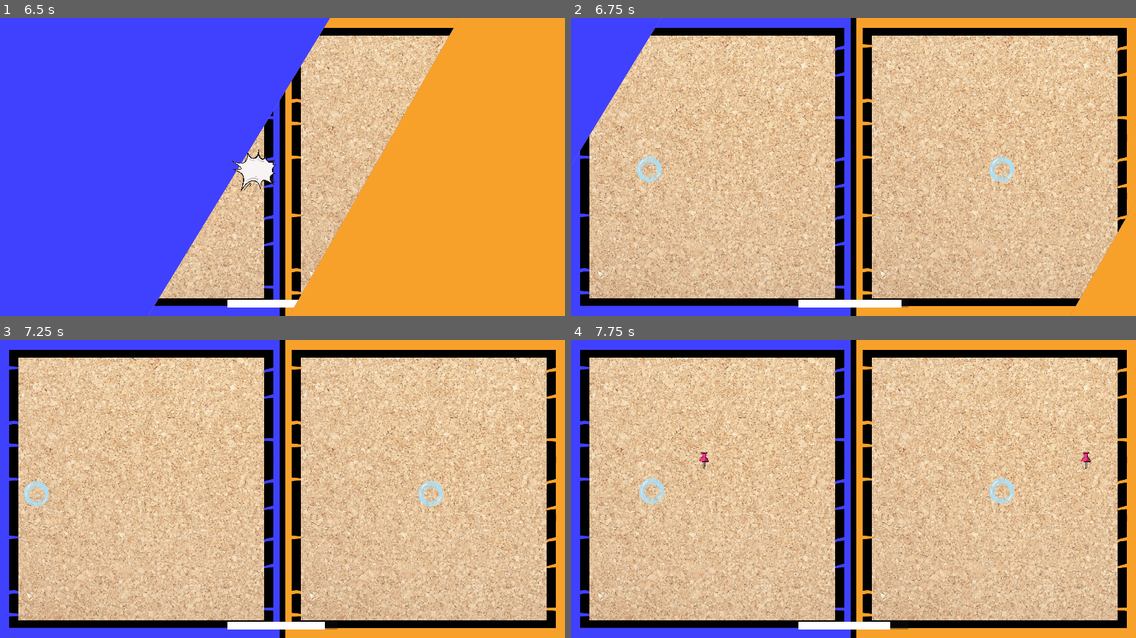
Above: before the commit, frames 1-4 (two rows, left to right).
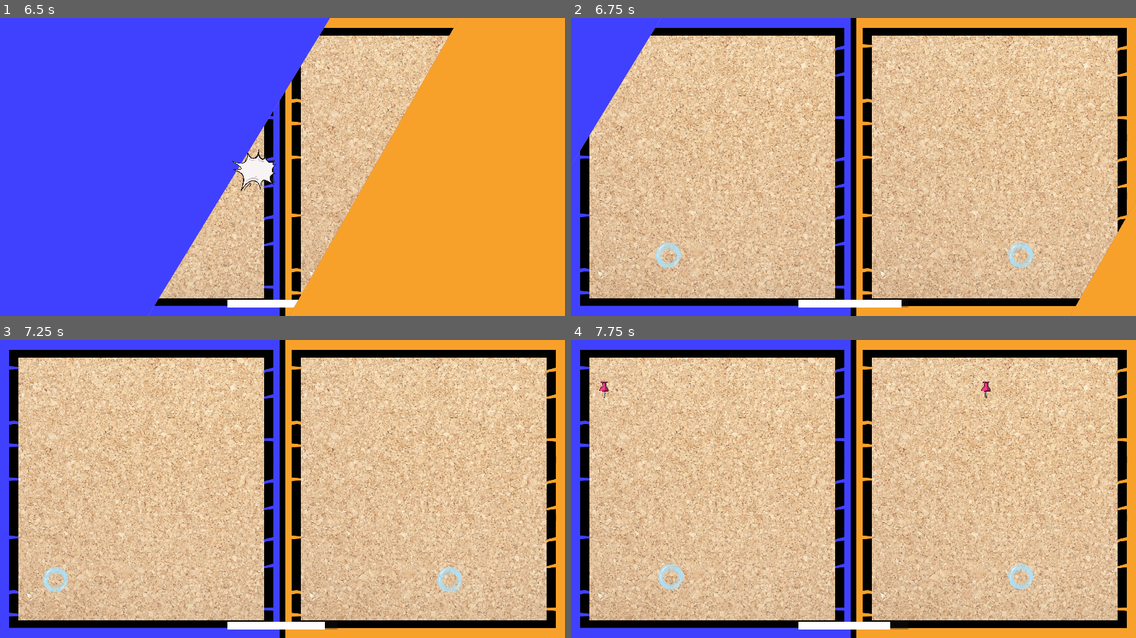
Above: after the commit, the same moments.

Repository: pablo4licante/gamejam-25
Game: Godot game, scene res://escenas/managers/main.tscn
The game is run twice, just before and just after one commit, with the same random seed, the same clock (stepped at 60 frames per second) and the same inputs.
Inputs:
- Up to frame 1 (6.5 s): tap Enter at 0.5, 2 s; hold D (1_right) 0.53-2.03 s; tap W (1_up) at 0.77, 1.52, 3.02, 3.77, 4.52, 6.02 s; tap Space at 1.25 s; hold A (1_left) 2.03-2.78 s; hold D (1_right) 2.78-4.28 s; hold A (1_left) 4.28-5.03 s; hold D (1_right) 5.03-5.78 s; hold A (1_left) from 5.78 s (still down)
- Up to frame 2 (6.75 s): keep holding A (1_left)
- Up to frame 3 (7.25 s): keep holding A (1_left); tap W (1_up) at 6.77 s
- Up to frame 4 (7.75 s): release A (1_left) at 7.28 s; hold D (1_right) from 7.28 s (still down); tap W (1_up) at 7.52 s

Frame 1 is identical in both runs. In frame 2, 0.8% of the frame differs, in the area x 11-82%, y 46-84%; in frame 3, 0.8%; in frame 4, 1.0%, in the area x 5-92%, y 13-84%.

Commit message:
Animacion corazon

Diff:
--- a/escenas/entidades/jugador_pinchos.tscn
+++ b/escenas/entidades/jugador_pinchos.tscn
@@ -10,7 +10,6 @@
 size = Vector2(92, 54)
 
 [node name="personaje_1" type="CharacterBody2D"]
-position = Vector2(539, 535)
 script = ExtResource("1_58krt")
 
 [node name="Sprite2D" type="Sprite2D" parent="."]
--- a/escenas/entidades/pincho.tscn
+++ b/escenas/entidades/pincho.tscn
@@ -17,10 +17,8 @@
 pincho_rosa = ExtResource("4_7injd")
 
 [node name="Sprite2D" type="Sprite2D" parent="."]
-position = Vector2(362, 256)
 scale = Vector2(0.06, 0.06)
 texture = ExtResource("2_hfax8")
 
 [node name="CollisionShape2D" type="CollisionShape2D" parent="."]
-position = Vector2(362, 255)
 shape = SubResource("RectangleShape2D_c4bas")
--- /dev/null
+++ b/escenas/managers/corazon_destruido.gd
@@ -0,0 +1,22 @@
+extends TextureRect
+
+@export var texturas : Array[Texture]
+var texture_id = 0
+
+# Called when the node enters the scene tree for the first time.
+func _ready() -> void:
+	pass # Replace with function body.
+
+var timer = 0
+
+# Called every frame. 'delta' is the elapsed time since the previous frame.
+func _process(delta: float) -> void:
+	if timer > 0:
+		timer -= delta * 300
+	else:
+		if texturas.size() - 1 > texture_id:
+			texture_id += 1
+			texture = texturas[texture_id]
+			timer = 10
+		else:
+			visible = false
--- a/escenas/managers/main.gd
+++ b/escenas/managers/main.gd
@@ -9,6 +9,8 @@
 @export var ui_panel_vidas : Panel
 
 @export var ui_corazon : TextureRect
+@export var ui_corazon_destroy : TextureRect
+
 @export var ui_vidas1 : BoxContainer
 @export var ui_vidas2 : BoxContainer
 
@@ -131,6 +133,9 @@
 		for child in nodo.get_children():
 			nodo.remove_child(child)
 
+var vidas_1_old = 5
+var vidas_2_old = 5
+
 func actualizar_vidas() -> void:
 	borrar_hijos(ui_vidas1)
 	borrar_hijos(ui_vidas2)
@@ -139,10 +144,24 @@
 		var v = ui_corazon.duplicate()
 		v.visible = true
 		ui_vidas1.add_child(v)
+
 	for i in range(vidas_2):
 		var v = ui_corazon.duplicate()
 		v.visible = true
 		ui_vidas2.add_child(v)
+
+	if vidas_1_old != vidas_1:
+		var v = ui_corazon_destroy.duplicate()
+		v.visible = true
+		ui_vidas1.add_child(v)
+
+	if vidas_2_old != vidas_2:
+		var v = ui_corazon_destroy.duplicate()
+		v.visible = true
+		ui_vidas2.add_child(v)
+
+	vidas_2_old = vidas_2
+	vidas_1_old = vidas_1
 
 func cambiar_vidas() -> void:
 	if puente_juego1 == null or puente_juego2 == null:
@@ -281,6 +300,7 @@
 
 
 func _ready():
+	actualizar_vidas()
 	viewport_juego1.get_parent().set_stretch(true)
 	viewport_juego2.get_parent().set_stretch(true)
 	viewport_compartido.get_parent().set_stretch(true)
@@ -302,6 +322,7 @@
 			ui_contador_juego.visible = true
 		else:
 			cambiar_vidas()
+			actualizar_vidas()
 
 			# Reducir el tiempo
 			TIEMPO_JUEGO *= 0.9
@@ -333,7 +354,6 @@
 			contador_buff -= 1 * delta
 			contador_carga -= 1 * delta
 
-			actualizar_vidas()
 			if contador_buff <= 0 and contador_carga < 4:
 				if not loading_next:
 					print(TIEMPO_TRANSICION_O/TIEMPO_TRANSICION)
--- a/escenas/managers/main.tscn
+++ b/escenas/managers/main.tscn
@@ -14,7 +14,17 @@
 [ext_resource type="AudioStream" uid="uid://bah8hx5jflnfc" path="res://assets/sonidos/LlegarMeta.wav" id="10_ftlh4"]
 [ext_resource type="AudioStream" uid="uid://daoeyn0wssl27" path="res://assets/sonidos/Salto.wav" id="11_mf8h3"]
 [ext_resource type="PackedScene" uid="uid://cjyi62ngihfto" path="res://escenas/ui/transicion_guapa.tscn" id="12_h8klh"]
+[ext_resource type="Script" path="res://escenas/managers/corazon_destruido.gd" id="14_2klu1"]
 [ext_resource type="AudioStream" uid="uid://crjmly23c10xw" path="res://assets/sonidos/120_cancion1.mp3" id="15_3vdnn"]
+[ext_resource type="Texture2D" uid="uid://cfcb2873wfsow" path="res://assets/sprites/animacion_perder_vida/corazon-1.png" id="15_bqr2m"]
+[ext_resource type="Texture2D" uid="uid://kcs2sq6g1sl8" path="res://assets/sprites/animacion_perder_vida/corazon-2.png" id="16_hlfjg"]
+[ext_resource type="Texture2D" uid="uid://bxadcb5iptmri" path="res://assets/sprites/animacion_perder_vida/corazon-3.png" id="17_ktg14"]
+[ext_resource type="Texture2D" uid="uid://3ft6283a0gnd" path="res://assets/sprites/animacion_perder_vida/corazon-4.png" id="18_uwny3"]
+[ext_resource type="Texture2D" uid="uid://cq0a28bkpe0yj" path="res://assets/sprites/animacion_perder_vida/corazon-5.png" id="19_q314w"]
+[ext_resource type="Texture2D" uid="uid://bkyay4rt8h5xp" path="res://assets/sprites/animacion_perder_vida/corazon-6.png" id="20_6pbu6"]
+[ext_resource type="Texture2D" uid="uid://dn71mihoh8w8v" path="res://assets/sprites/animacion_perder_vida/corazon-7.png" id="21_qgq57"]
+[ext_resource type="Texture2D" uid="uid://qdnvydefdwbu" path="res://assets/sprites/animacion_perder_vida/corazon-8.png" id="22_8qct6"]
+[ext_resource type="Texture2D" uid="uid://bfjvjl7qim2vw" path="res://assets/sprites/animacion_perder_vida/corazon-9.png" id="23_lre2r"]
 
 [sub_resource type="StyleBoxEmpty" id="StyleBoxEmpty_2nuhl"]
 
@@ -28,7 +38,7 @@
 [sub_resource type="AudioStreamPolyphonic" id="AudioStreamPolyphonic_srt52"]
 polyphony = 100
 
-[node name="Node2D" type="Node2D" node_paths=PackedStringArr …(99 unchanged characters)… o", "ui_panel_vidas", "ui_corazon", "ui_vidas1", "ui_vidas2", "ui_resultado", "ui_transicion", "audio_player")]
+[node name="Node2D" type="Node2D" node_paths=PackedStringArr …(99 unchanged characters)… o", "ui_panel_vidas", "ui_corazon", "ui_corazon_destroy", "ui_vidas1", "ui_vidas2", "ui_resultado", "ui_transicion", "music_player", "audio_player")]
 z_index = 1
 script = ExtResource("1_byav3")
 viewport_juego1 = NodePath("CanvasLayer/PanelJuego/ContenedorJuego1/SubViewport")
@@ -38,10 +48,12 @@
 ui_panel_juego = NodePath("CanvasLayer/PanelJuego")
 ui_panel_vidas = NodePath("CanvasLayer/PanelVidas")
 ui_corazon = NodePath("CanvasLayer/PanelVidas/Corazon")
+ui_corazon_destroy = NodePath("CanvasLayer/PanelVidas/CorazonDestruido")
 ui_vidas1 = NodePath("CanvasLayer/PanelVidas/Panel/Vidas1")
 ui_vidas2 = NodePath("CanvasLayer/PanelVidas/Panel2/Vidas2")
 ui_resultado = NodePath("CanvasLayer/PanelHUD/Resultado")
 ui_transicion = NodePath("TransicionGuapa")
+music_player = NodePath("MusicStreamPlayer2D")
 audio_player = NodePath("AudioStreamPlayer2D")
 sounds = Array[AudioStream]([ExtResource("2_3ro0p"), ExtResource("3_hj8pf"), ExtResource("4_5pqir"), ExtResource("5_0c4n4"), ExtResource("6_fss5v"), ExtResource("7_w6tfw"), ExtResource("8_v6a23"), ExtResource("9_wnqji"), ExtResource("10_ftlh4"), ExtResource("11_mf8h3")])
 
@@ -129,6 +141,19 @@
 texture = ExtResource("2_2g6pr")
 expand_mode = 5
 
+[node name="CorazonDestruido" type="TextureRect" parent="CanvasLayer/PanelVidas"]
+visible = false
+custom_minimum_size = Vector2(100, 0)
+layout_mode = 2
+offset_left = 268.0
+offset_top = 304.0
+offset_right = 408.0
+offset_bottom = 344.0
+texture = ExtResource("2_2g6pr")
+expand_mode = 5
+script = ExtResource("14_2klu1")
+texturas = Array[Texture]([ExtResource("15_bqr2m"), ExtResource("16_hlfjg"), ExtResource("17_ktg14"), ExtResource("18_uwny3"), ExtResource("19_q314w"), ExtResource("20_6pbu6"), ExtResource("21_qgq57"), ExtResource("22_8qct6"), ExtResource("23_lre2r")])
+
 [node name="Panel" type="Panel" parent="CanvasLayer/PanelVidas"]
 layout_mode = 1
 anchors_preset = -1
--- a/escenas/niveles/game_pinchos.tscn
+++ b/escenas/niveles/game_pinchos.tscn
@@ -18,3 +18,4 @@
 [node name="GeneradorPinchos" parent="." instance=ExtResource("2_2qsws")]
 
 [node name="personaje_1" parent="." instance=ExtResource("3_wngn0")]
+position = Vector2(608, 846)
Binary file added: assets/sprites/animacion_perder_vida/corazon-1.png
Not shown, added: assets/sprites/animacion_perder_vida/corazon-1.png.import
Binary file added: assets/sprites/animacion_perder_vida/corazon-2.png
Not shown, added: assets/sprites/animacion_perder_vida/corazon-2.png.import
Binary file added: assets/sprites/animacion_perder_vida/corazon-3.png
Not shown, added: assets/sprites/animacion_perder_vida/corazon-3.png.import
Binary file added: assets/sprites/animacion_perder_vida/corazon-4.png
Not shown, added: assets/sprites/animacion_perder_vida/corazon-4.png.import
Binary file added: assets/sprites/animacion_perder_vida/corazon-5.png
Not shown, added: assets/sprites/animacion_perder_vida/corazon-5.png.import
Binary file added: assets/sprites/animacion_perder_vida/corazon-6.png
Not shown, added: assets/sprites/animacion_perder_vida/corazon-6.png.import
(and 9 more such lines)
